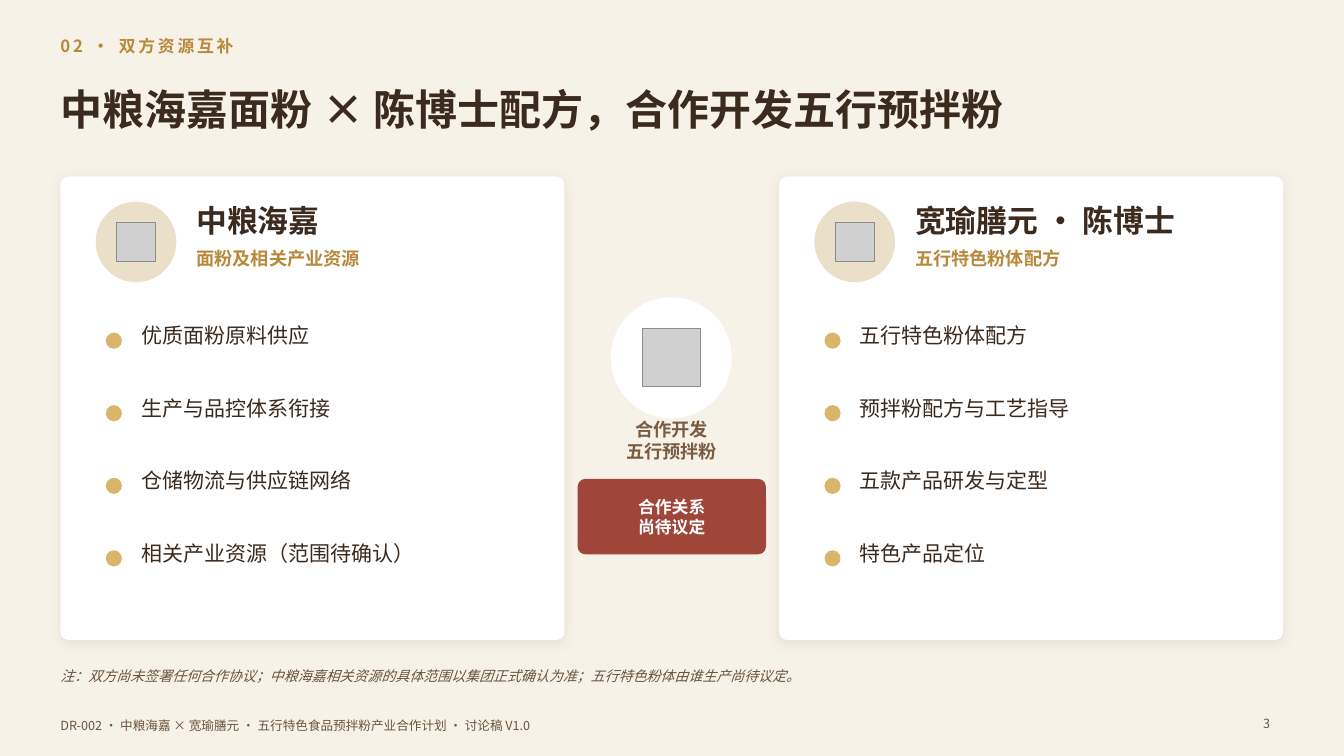
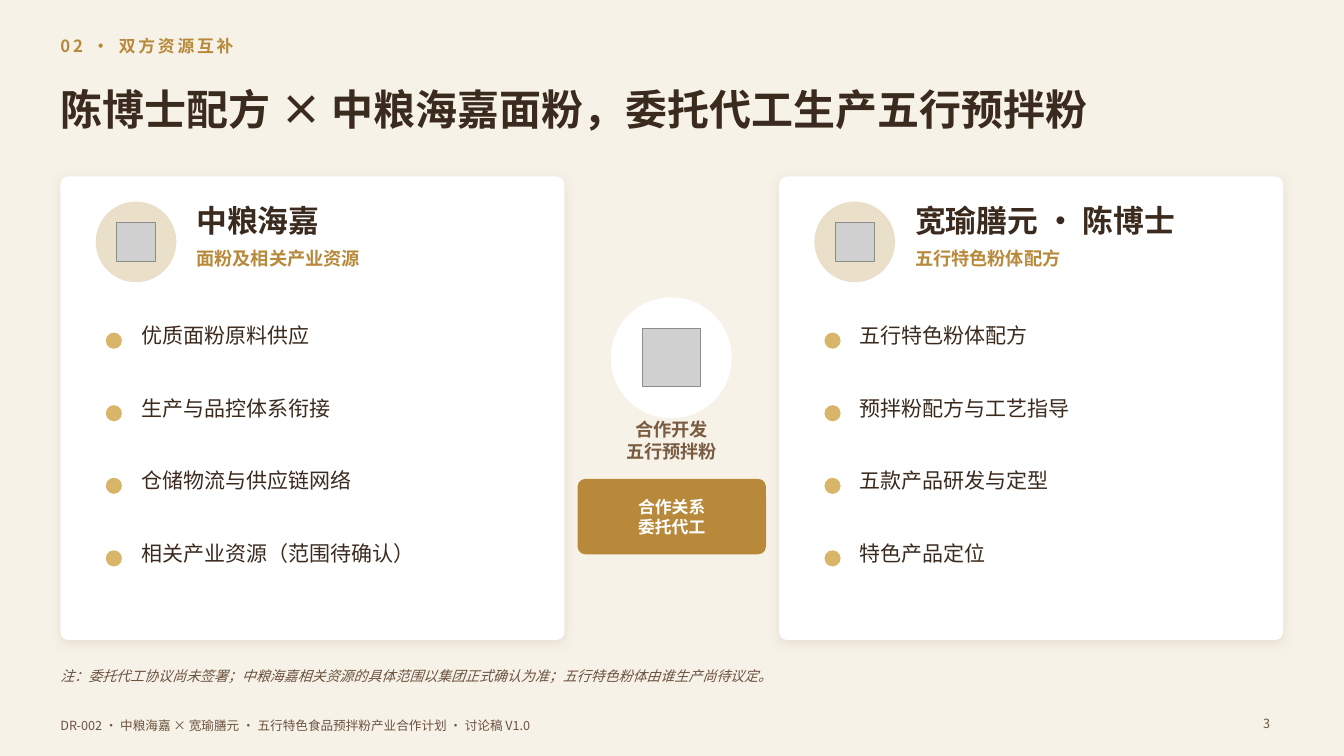
Before and after one commit to yes039/yes039, a slide deck: slide 3 of DR-002/DR-002_中粮海嘉五行预拌粉合作计划_V1.0.pptx. Drawn at 1344x756 pixels with LibreOffice and Linux fonts; fonts in the diff are those of the drawing; grey boxes stand for pictures. Boxes give left, top, right and bottom in pixels: in the first picture for what was removed or moved away, otherwise in the second. Text is boxed around its words. In the diff, an @@ line names an element or a change of style, - is before the commit and + after.

```diff
--- a/DR-002/DR-002_中粮海嘉五行预拌粉合作计划_V1.0.pptx
+++ b/DR-002/DR-002_中粮海嘉五行预拌粉合作计划_V1.0.pptx
@@ title at (60,89,1088,131): text changed @@
-中粮海嘉面粉 × 陈博士配方，合作开发五行预拌粉
+陈博士配方 × 中粮海嘉面粉，委托代工生产五行预拌粉
@@ rounded rectangle at (578,479,766,555): fill #A0453A to #B8893B @@
@@ text at (638,518,705,535): text changed @@
-尚待议定
+委托代工
@@ text at (60,669,772,683): text changed @@
-注：双方尚未签署任何合作协议；中粮海嘉相关资源的具体范围以集团正式确认为准；五行特色粉体由谁生产尚待议定。
+注：委托代工协议尚未签署；中粮海嘉相关资源的具体范围以集团正式确认为准；五行特色粉体由谁生产尚待议定。
```
Also in this commit, not shown: 6 other slides changed, 1 slide removed, 4 other files.
